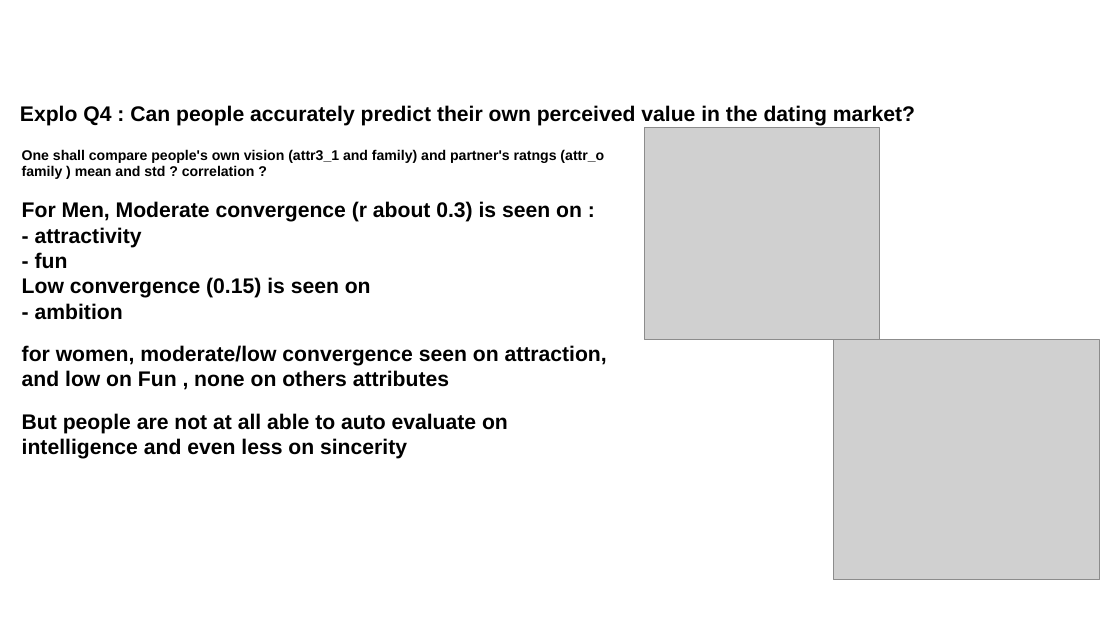
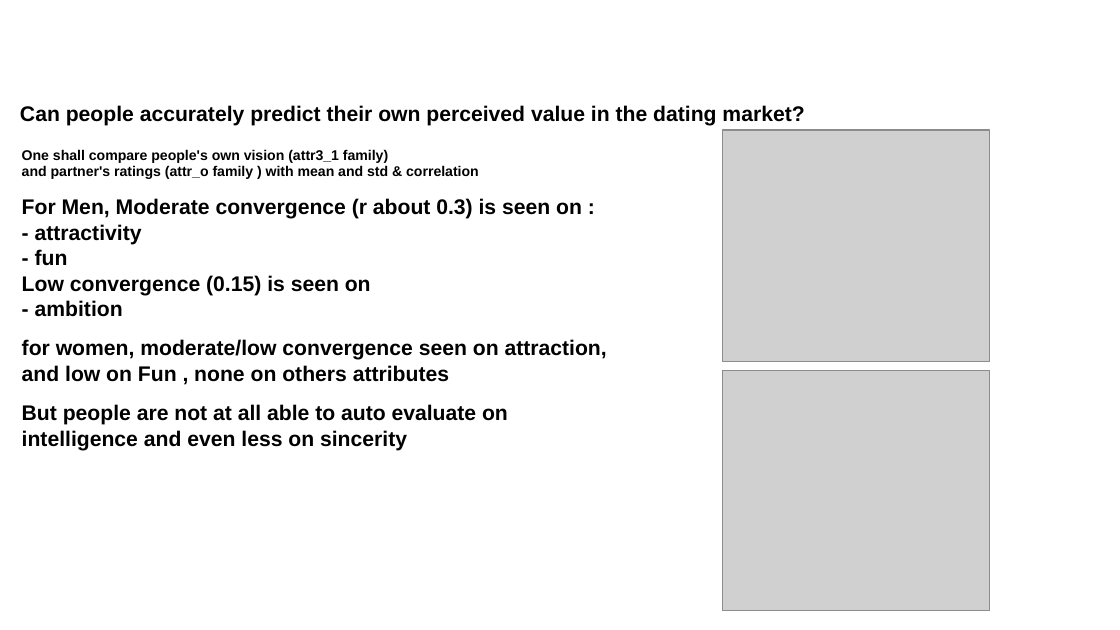
Before and after one commit to cyrilbraguy/Bl2_Tinder, a slide deck: slide 14 of doc/Braguy_CDSD_bl2_tinder.odp. Drawn at 1120x630 pixels with LibreOffice and Linux fonts; fonts in the diff are those of the drawing; grey boxes stand for pictures; background and template pictures are left out. Boxes give left, top, right and bottom in pixels: in the first picture for what was removed or moved away, otherwise in the second. Text is boxed around its words. In the diff, an @@ line names an element or a change of style, - is before the commit and + after.

```diff
--- a/doc/Braguy_CDSD_bl2_tinder.odp
+++ b/doc/Braguy_CDSD_bl2_tinder.odp
@@ text at [20, 105, 804, 126]: text changed @@
-Explo Q4 : Can people accurately predict their own perceived value in the dating market?
+Can people accurately predict their own perceived value in the dating market?
@@ text at [22, 149, 479, 179]: text changed @@
-One shall compare people's own vision (attr3_1 and family) and partner's ratngs (attr_o family ) mean and std ? correlation ?
+One shall compare people's own vision (attr3_1 family)
+and partner's ratings (attr_o family ) with mean and std & correlation
@@ picture: place and size @@
-picture at [644, 128, 880, 340]
+picture at [723, 130, 989, 362]
@@ text at [22, 198, 607, 451]: less space between paragraphs @@
@@ picture: place and size @@
-picture at [833, 340, 1100, 580]
+picture at [723, 371, 989, 611]
```
Also in this commit, not shown: 15 other slides changed, 4 other files.
